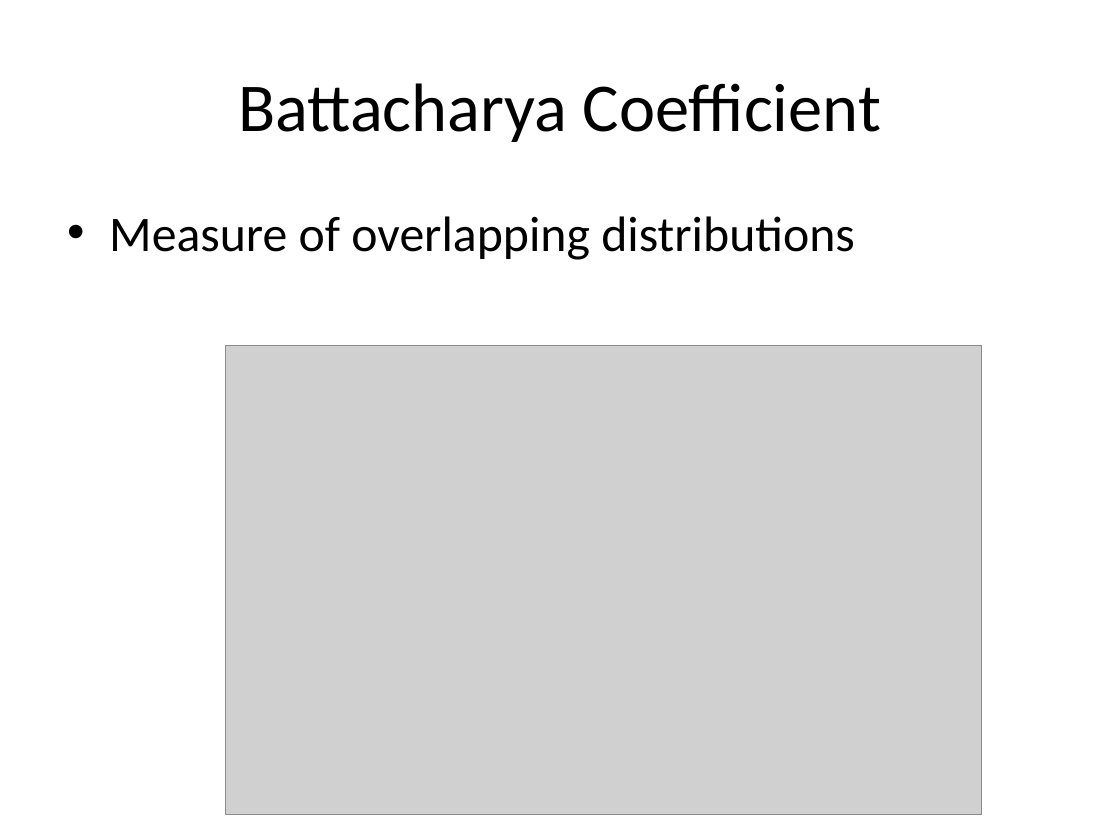
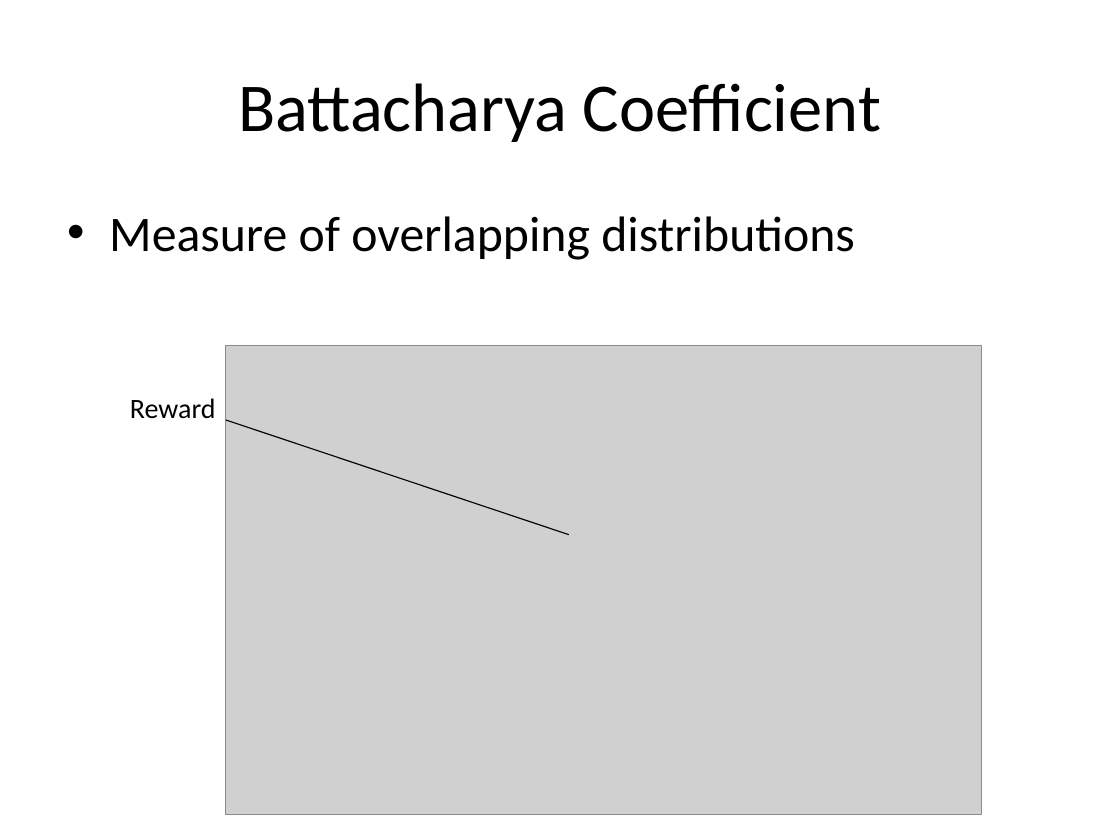
Before and after one commit to psychhack2019/behavioural-chatime, a slide deck: slide 5 of Chateam Presentation.pptx. Drawn at 1120x840 pixels with LibreOffice and Linux fonts; fonts in the diff are those of the drawing; grey boxes stand for pictures. Boxes give left, top, right and bottom in pixels: in the first picture for what was removed or moved away, otherwise in the second. Text is boxed around its words. In the diff, an @@ line names an element or a change of style, - is before the commit and + after.

```diff
--- a/Chateam Presentation.pptx
+++ b/Chateam Presentation.pptx
@@ text added at (130,398,216,418), 18 pt, text #000000 @@
+Reward
@@ line added from (569, 534) to (226, 420), #000000 0.75 pt @@
```
Also in this commit, not shown: 1 other slide changed, 1 slide added.
